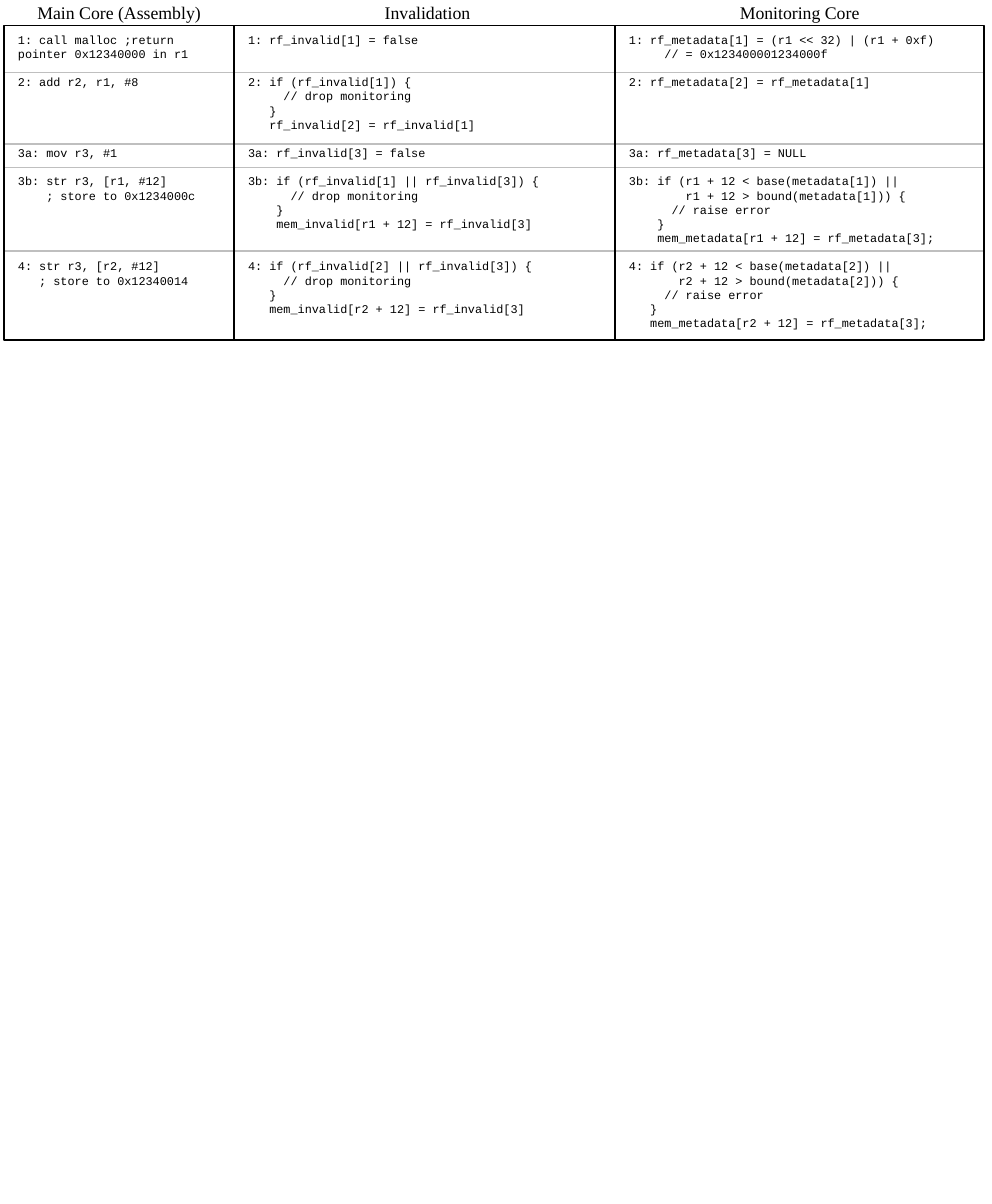
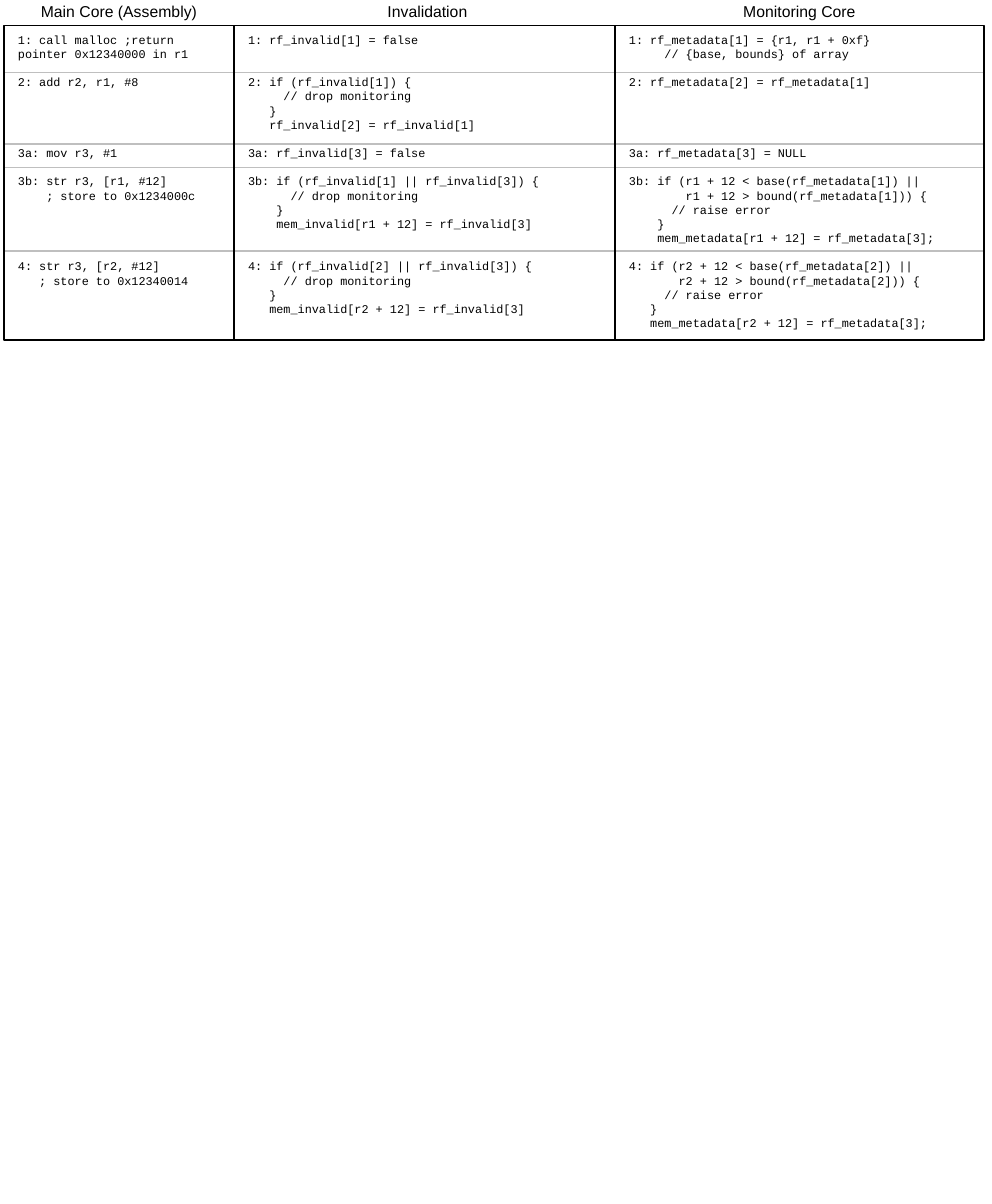
Before and after one commit to dl575/paper-monitoring_dift_drop, a slide deck: slide 4 of figs_src/diagrams-wide.pptx (slide 6 before the commit). Drawn at 992x1204 pixels with LibreOffice and Linux fonts; fonts in the diff are those of the drawing. Boxes give left, top, right and bottom in pixels: in the first picture for what was removed or moved away, otherwise in the second. Text is boxed around its words. In the diff, an @@ line names an element or a change of style, - is before the commit and + after.

```diff
--- a/figs_src/diagrams-wide.pptx
+++ b/figs_src/diagrams-wide.pptx
@@ size 9 to 8 pt, font Times New Roman to Arial in 3 elements at box(41, 5, 197, 21), box(743, 5, 855, 21), box(387, 5, 467, 17) @@
@@ text at box(629, 35, 870, 61): text changed @@
-1: rf_metadata[1] = (r1 << 32) | (r1 + 0xf)
-// = 0x123400001234000f
+1: rf_metadata[1] = {r1, r1 + 0xf}
+// {base, bounds} of array
@@ text at box(629, 177, 913, 203): text changed @@
-3b: if (r1 + 12 < base(metadata[1]) ||
-r1 + 12 > bound(metadata[1])) {
+3b: if (r1 + 12 < base(rf_metadata[1]) ||
+r1 + 12 > bound(rf_metadata[1])) {
@@ text at box(629, 262, 906, 288): text changed @@
-4: if (r2 + 12 < base(metadata[2]) ||
-r2 + 12 > bound(metadata[2])) {
+4: if (r2 + 12 < base(rf_metadata[2]) ||
+r2 + 12 > bound(rf_metadata[2])) {
```
Also in this commit, not shown: 3 other slides changed, 2 slides removed, 3 other files.
